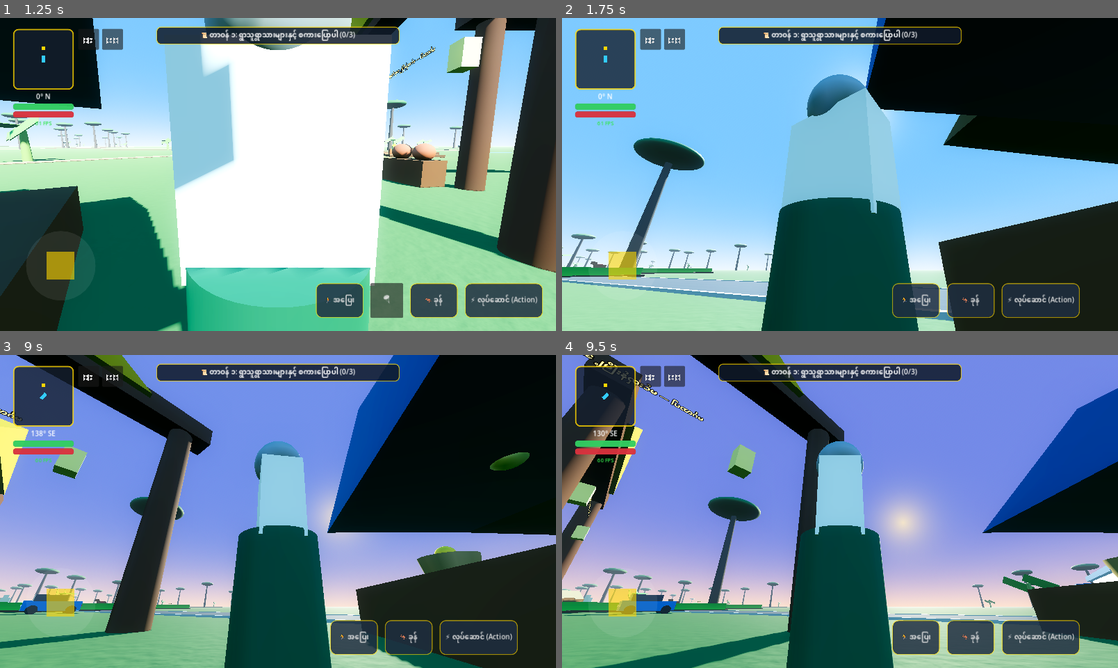
Above: before the commit, frames 1-4 (two rows, left to right).
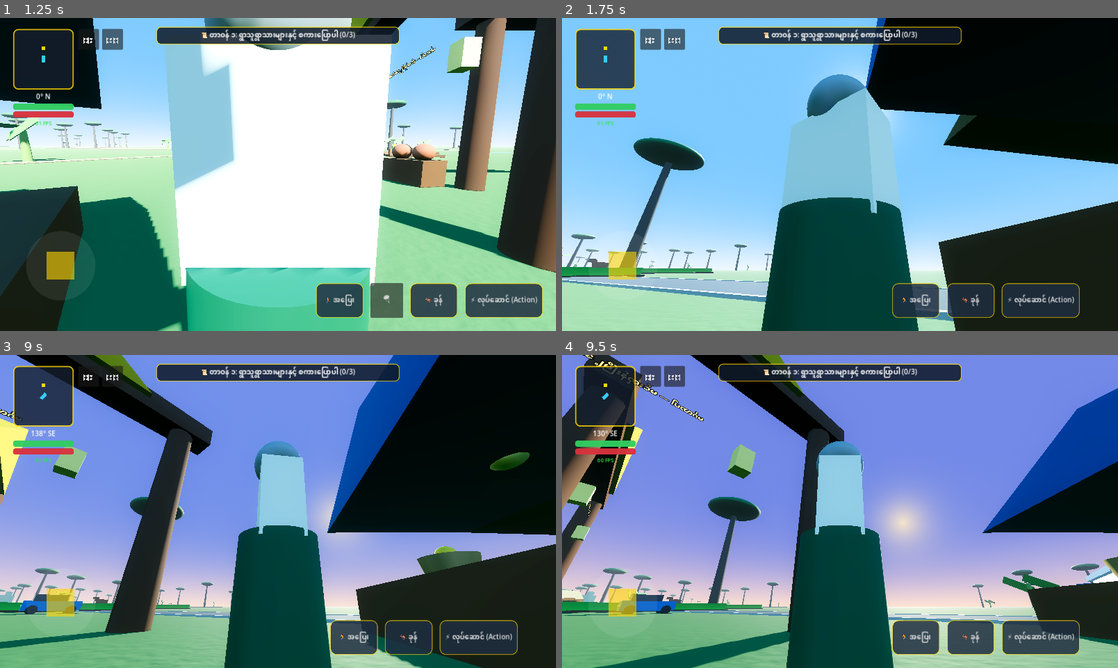
Above: after the commit, the same moments.

Repository: sudohlaingwin/gta-open-world
Game: Godot game, scene res://scenes/main_menu.tscn
Two runs of this game, one before a commit and one after it. Both use one fixed random seed, a clock stepped at 60 frames per second and the inputs below.
Inputs (mouse positions are in pixels of both pictures, inside the frame that each line leads up to):
- Up to frame 1 (1.25 s): click "🎮 အသစ်စတင်မည် (New Game)" at 0.5 s
- Up to frame 2 (1.75 s): drag from (628, 274) to (895, 105) at 1.27 s
- Up to frame 3 (9 s): drag from (166, 527) to (250, 574) at 2.02 s; move the mouse to (333, 442) at 2.77 s; hold Right (ui_right) 2.78-3.5 s; hold Ctrl 2.78-3.5 s; drag from (250, 574) to (111, 464) at 3.52 s; click "🗺️" at 4.25 s; click "⏸️" at 5 s; click "🏃 အပြေး" at 5.75 s; click "🦘 ခုန်" at 6.5 s; click "⚡ လုပ်ဆောင် (Action)" at 7.25 s; click "✕" at 8 s; move the mouse to (444, 558) at 8.77 s; hold Left (ui_left) from 8.78 s (still down); hold Ctrl from 8.78 s (still down)
- Up to frame 4 (9.5 s): keep holding Left (ui_left); keep holding Ctrl; tap Space at 9.02 s

Frame 1 is identical in both runs. In frame 2, less than 0.1% of the frame differs, in the area x 4-9%, y 76-80%; in frame 3, less than 0.1%, in the area x 0-20%, y 75-80%; in frame 4, less than 0.1%.

Commit message:
feat(slice-161): riding horse (3.8m) & zebu cattle (3.8m) mount scaling overhaul

Diff:
--- a/scenes/myanmar_horse.tscn
+++ b/scenes/myanmar_horse.tscn
@@ -3,102 +3,102 @@
 [ext_resource type="Script" path="res://scripts/horse_controller.gd" id="1_horse"]
 
 [sub_resource type="BoxShape3D" id="BoxShape3D_horse"]
-size = Vector3(1.2, 2.2, 2.9)
+size = Vector3(1.5, 2.7, 3.8)
 
 [sub_resource type="BoxMesh" id="BoxMesh_body"]
-size = Vector3(1.0, 1.1, 2.2)
+size = Vector3(1.35, 1.45, 2.8)
 
 [sub_resource type="StandardMaterial3D" id="StandardMaterial3D_chestnut"]
 albedo_color = Color(0.52, 0.28, 0.15, 1)
 roughness = 0.7
 
 [sub_resource type="BoxMesh" id="BoxMesh_neck"]
-size = Vector3(0.42, 1.0, 0.75)
+size = Vector3(0.55, 1.35, 0.95)
 
 [sub_resource type="BoxMesh" id="BoxMesh_head"]
-size = Vector3(0.38, 0.55, 0.85)
+size = Vector3(0.48, 0.72, 1.1)
 
 [sub_resource type="BoxMesh" id="BoxMesh_leg"]
-size = Vector3(0.22, 1.1, 0.22)
+size = Vector3(0.28, 1.45, 0.28)
 
 [sub_resource type="StandardMaterial3D" id="StandardMaterial3D_hoof"]
 albedo_color = Color(0.15, 0.12, 0.10, 1)
 
 [sub_resource type="BoxMesh" id="BoxMesh_saddle"]
-size = Vector3(1.05, 0.15, 0.85)
+size = Vector3(1.35, 0.18, 1.1)
 
 [sub_resource type="StandardMaterial3D" id="StandardMaterial3D_saddle_red"]
 albedo_color = Color(0.8, 0.15, 0.15, 1)
 
 [sub_resource type="BoxShape3D" id="BoxShape3D_interact"]
-size = Vector3(3.6, 2.6, 4.2)
+size = Vector3(4.8, 3.4, 5.5)
 
 [node name="MyanmarHorse" type="CharacterBody3D"]
 script = ExtResource("1_horse")
 
 [node name="CollisionShape3D" type="CollisionShape3D" parent="."]
-transform = Transform3D(1, 0, 0, 0, 1, 0, 0, 0, 1, 0, 1.1, 0)
+transform = Transform3D(1, 0, 0, 0, 1, 0, 0, 0, 1, 0, 1.35, 0)
 shape = SubResource("BoxShape3D_horse")
 
 [node name="VisualMesh" type="Node3D" parent="."]
 
 [node name="Body" type="MeshInstance3D" parent="VisualMesh"]
-transform = Transform3D(1, 0, 0, 0, 1, 0, 0, 0, 1, 0, 1.25, 0)
+transform = Transform3D(1, 0, 0, 0, 1, 0, 0, 0, 1, 0, 1.55, 0)
 mesh = SubResource("BoxMesh_body")
 surface_material_override/0 = SubResource("StandardMaterial3D_chestnut")
 
 [node name="Neck" type="MeshInstance3D" parent="VisualMesh"]
-transform = Transform3D(1, 0, 0, 0, 0.866025, 0.5, 0, -0.5, 0.866025, 0, 1.85, -1.0)
+transform = Transform3D(1, 0, 0, 0, 0.866025, 0.5, 0, -0.5, 0.866025, 0, 2.35, -1.3)
 mesh = SubResource("BoxMesh_neck")
 surface_material_override/0 = SubResource("StandardMaterial3D_chestnut")
 
 [node name="Head" type="MeshInstance3D" parent="VisualMesh"]
-transform = Transform3D(1, 0, 0, 0, 1, 0, 0, 0, 1, 0, 2.2, -1.5)
+transform = Transform3D(1, 0, 0, 0, 1, 0, 0, 0, 1, 0, 2.8, -1.95)
 mesh = SubResource("BoxMesh_head")
 surface_material_override/0 = SubResource("StandardMaterial3D_chestnut")
 
 [node name="Saddle" type="MeshInstance3D" parent="VisualMesh"]
-transform = Transform3D(1, 0, 0, 0, 1, 0, 0, 0, 1, 0, 1.82, 0)
+transform = Transform3D(1, 0, 0, 0, 1, 0, 0, 0, 1, 0, 2.32, 0)
 mesh = SubResource("BoxMesh_saddle")
 surface_material_override/0 = SubResource("StandardMaterial3D_saddle_red")
 
 [node name="LegFL" type="Node3D" parent="VisualMesh"]
-transform = Transform3D(1, 0, 0, 0, 1, 0, 0, 0, 1, -0.38, 0.6, -0.75)
+transform = Transform3D(1, 0, 0, 0, 1, 0, 0, 0, 1, -0.48, 0.75, -0.95)
 
 [node name="MeshInstance3D" type="MeshInstance3D" parent="VisualMesh/LegFL"]
-transform = Transform3D(1, 0, 0, 0, 1, 0, 0, 0, 1, 0, -0.55, 0)
+transform = Transform3D(1, 0, 0, 0, 1, 0, 0, 0, 1, 0, -0.72, 0)
 mesh = SubResource("BoxMesh_leg")
 surface_material_override/0 = SubResource("StandardMaterial3D_hoof")
 
 [node name="LegFR" type="Node3D" parent="VisualMesh"]
-transform = Transform3D(1, 0, 0, 0, 1, 0, 0, 0, 1, 0.38, 0.6, -0.75)
+transform = Transform3D(1, 0, 0, 0, 1, 0, 0, 0, 1, 0.48, 0.75, -0.95)
 
 [node name="MeshInstance3D" type="MeshInstance3D" parent="VisualMesh/LegFR"]
-transform = Transform3D(1, 0, 0, 0, 1, 0, 0, 0, 1, 0, -0.55, 0)
+transform = Transform3D(1, 0, 0, 0, 1, 0, 0, 0, 1, 0, -0.72, 0)
 mesh = SubResource("BoxMesh_leg")
 surface_material_override/0 = SubResource("StandardMaterial3D_hoof")
 
 [node name="LegBL" type="Node3D" parent="VisualMesh"]
-transform = Transform3D(1, 0, 0, 0, 1, 0, 0, 0, 1, -0.38, 0.6, 0.75)
+transform = Transform3D(1, 0, 0, 0, 1, 0, 0, 0, 1, -0.48, 0.75, 0.95)
 
 [node name="MeshInstance3D" type="MeshInstance3D" parent="VisualMesh/LegBL"]
-transform = Transform3D(1, 0, 0, 0, 1, 0, 0, 0, 1, 0, -0.55, 0)
+transform = Transform3D(1, 0, 0, 0, 1, 0, 0, 0, 1, 0, -0.72, 0)
 mesh = SubResource("BoxMesh_leg")
 surface_material_override/0 = SubResource("StandardMaterial3D_hoof")
 
 [node name="LegBR" type="Node3D" parent="VisualMesh"]
-transform = Transform3D(1, 0, 0, 0, 1, 0, 0, 0, 1, 0.38, 0.6, 0.75)
+transform = Transform3D(1, 0, 0, 0, 1, 0, 0, 0, 1, 0.48, 0.75, 0.95)
 
 [node name="MeshInstance3D" type="MeshInstance3D" parent="VisualMesh/LegBR"]
-transform = Transform3D(1, 0, 0, 0, 1, 0, 0, 0, 1, 0, -0.55, 0)
+transform = Transform3D(1, 0, 0, 0, 1, 0, 0, 0, 1, 0, -0.72, 0)
 mesh = SubResource("BoxMesh_leg")
 surface_material_override/0 = SubResource("StandardMaterial3D_hoof")
 
 [node name="RiderSeat" type="Marker3D" parent="."]
-transform = Transform3D(1, 0, 0, 0, 1, 0, 0, 0, 1, 0, 1.88, 0)
+transform = Transform3D(1, 0, 0, 0, 1, 0, 0, 0, 1, 0, 2.4, 0)
 
 [node name="InteractionArea" type="Area3D" parent="."]
 
 [node name="CollisionShape3D" type="CollisionShape3D" parent="InteractionArea"]
-transform = Transform3D(1, 0, 0, 0, 1, 0, 0, 0, 1, 0, 1.1, 0)
+transform = Transform3D(1, 0, 0, 0, 1, 0, 0, 0, 1, 0, 1.35, 0)
 shape = SubResource("BoxShape3D_interact")
--- a/scenes/rideable_cow.tscn
+++ b/scenes/rideable_cow.tscn
@@ -3,36 +3,37 @@
 [ext_resource type="Script" path="res://scripts/mount_controller.gd" id="1_mount"]
 
 [sub_resource type="BoxShape3D" id="BoxShape3D_cow"]
-size = Vector3(1.5, 2.0, 2.9)
+size = Vector3(1.8, 2.5, 3.8)
 
 [sub_resource type="BoxMesh" id="BoxMesh_cow_body"]
-size = Vector3(1.3, 1.35, 2.4)
+size = Vector3(1.65, 1.65, 3.1)
 
 [sub_resource type="StandardMaterial3D" id="StandardMaterial3D_cow"]
 albedo_color = Color(0.86, 0.80, 0.68, 1)
+roughness = 0.85
 
 [sub_resource type="BoxMesh" id="BoxMesh_cow_hump"]
-size = Vector3(0.65, 0.6, 0.65)
+size = Vector3(0.85, 0.78, 0.85)
 
 [sub_resource type="BoxMesh" id="BoxMesh_cow_head"]
-size = Vector3(0.55, 0.7, 0.9)
+size = Vector3(0.72, 0.88, 1.15)
 
 [sub_resource type="CylinderMesh" id="CylinderMesh_horn"]
-top_radius = 0.04
-bottom_radius = 0.1
-height = 0.6
+top_radius = 0.05
+bottom_radius = 0.13
+height = 0.78
 
 [sub_resource type="StandardMaterial3D" id="StandardMaterial3D_horn"]
 albedo_color = Color(0.2, 0.18, 0.15, 1)
 
 [sub_resource type="BoxMesh" id="BoxMesh_cow_leg"]
-size = Vector3(0.25, 1.0, 0.25)
+size = Vector3(0.32, 1.3, 0.32)
 
 [sub_resource type="StandardMaterial3D" id="StandardMaterial3D_hoof"]
 albedo_color = Color(0.15, 0.12, 0.10, 1)
 
 [sub_resource type="SphereShape3D" id="SphereShape3D_interact"]
-radius = 3.6
+radius = 4.8
 
 [node name="RideableCow" type="CharacterBody3D"]
 script = ExtResource("1_mount")
@@ -42,61 +43,61 @@
 turn_speed = 2.8
 
 [node name="CollisionShape3D" type="CollisionShape3D" parent="."]
-transform = Transform3D(1, 0, 0, 0, 1, 0, 0, 0, 1, 0, 1.0, 0)
+transform = Transform3D(1, 0, 0, 0, 1, 0, 0, 0, 1, 0, 1.25, 0)
 shape = SubResource("BoxShape3D_cow")
 
 [node name="VisualMesh" type="Node3D" parent="."]
 
 [node name="BodyMesh" type="MeshInstance3D" parent="VisualMesh"]
-transform = Transform3D(1, 0, 0, 0, 1, 0, 0, 0, 1, 0, 1.1, 0)
+transform = Transform3D(1, 0, 0, 0, 1, 0, 0, 0, 1, 0, 1.4, 0)
 mesh = SubResource("BoxMesh_cow_body")
 surface_material_override/0 = SubResource("StandardMaterial3D_cow")
 
 [node name="HumpMesh" type="MeshInstance3D" parent="VisualMesh"]
-transform = Transform3D(1, 0, 0, 0, 1, 0, 0, 0, 1, 0, 1.95, 0.55)
+transform = Transform3D(1, 0, 0, 0, 1, 0, 0, 0, 1, 0, 2.45, 0.72)
 mesh = SubResource("BoxMesh_cow_hump")
 surface_material_override/0 = SubResource("StandardMaterial3D_cow")
 
 [node name="HeadMesh" type="MeshInstance3D" parent="VisualMesh"]
-transform = Transform3D(1, 0, 0, 0, 1, 0, 0, 0, 1, 0, 1.6, -1.45)
+transform = Transform3D(1, 0, 0, 0, 1, 0, 0, 0, 1, 0, 2.05, -1.85)
 mesh = SubResource("BoxMesh_cow_head")
 surface_material_override/0 = SubResource("StandardMaterial3D_cow")
 
 [node name="HornL" type="MeshInstance3D" parent="VisualMesh/HeadMesh"]
-transform = Transform3D(0.9, -0.4, 0, 0.4, 0.9, 0, 0, 0, 1, 0.35, 0.45, 0.12)
+transform = Transform3D(0.9, -0.4, 0, 0.4, 0.9, 0, 0, 0, 1, 0.45, 0.58, 0.16)
 mesh = SubResource("CylinderMesh_horn")
 surface_material_override/0 = SubResource("StandardMaterial3D_horn")
 
 [node name="HornR" type="MeshInstance3D" parent="VisualMesh/HeadMesh"]
-transform = Transform3D(0.9, 0.4, 0, -0.4, 0.9, 0, 0, 0, 1, -0.35, 0.45, 0.12)
+transform = Transform3D(0.9, 0.4, 0, -0.4, 0.9, 0, 0, 0, 1, -0.45, 0.58, 0.16)
 mesh = SubResource("CylinderMesh_horn")
 surface_material_override/0 = SubResource("StandardMaterial3D_horn")
 
 [node name="LegFL" type="MeshInstance3D" parent="VisualMesh"]
-transform = Transform3D(1, 0, 0, 0, 1, 0, 0, 0, 1, 0.45, 0.5, -0.75)
+transform = Transform3D(1, 0, 0, 0, 1, 0, 0, 0, 1, 0.58, 0.65, -0.95)
 mesh = SubResource("BoxMesh_cow_leg")
 surface_material_override/0 = SubResource("StandardMaterial3D_hoof")
 
 [node name="LegFR" type="MeshInstance3D" parent="VisualMesh"]
-transform = Transform3D(1, 0, 0, 0, 1, 0, 0, 0, 1, -0.45, 0.5, -0.75)
+transform = Transform3D(1, 0, 0, 0, 1, 0, 0, 0, 1, -0.58, 0.65, -0.95)
 mesh = SubResource("BoxMesh_cow_leg")
 surface_material_override/0 = SubResource("StandardMaterial3D_hoof")
 
 [node name="LegBL" type="MeshInstance3D" parent="VisualMesh"]
-transform = Transform3D(1, 0, 0, 0, 1, 0, 0, 0, 1, 0.45, 0.5, 0.75)
+transform = Transform3D(1, 0, 0, 0, 1, 0, 0, 0, 1, 0.58, 0.65, 0.95)
 mesh = SubResource("BoxMesh_cow_leg")
 surface_material_override/0 = SubResource("StandardMaterial3D_hoof")
 
 [node name="LegBR" type="MeshInstance3D" parent="VisualMesh"]
-transform = Transform3D(1, 0, 0, 0, 1, 0, 0, 0, 1, -0.45, 0.5, 0.75)
+transform = Transform3D(1, 0, 0, 0, 1, 0, 0, 0, 1, -0.58, 0.65, 0.95)
 mesh = SubResource("BoxMesh_cow_leg")
 surface_material_override/0 = SubResource("StandardMaterial3D_hoof")
 
 [node name="SaddlePoint" type="Marker3D" parent="."]
-transform = Transform3D(1, 0, 0, 0, 1, 0, 0, 0, 1, 0, 1.85, 0)
+transform = Transform3D(1, 0, 0, 0, 1, 0, 0, 0, 1, 0, 2.35, 0)
 
 [node name="InteractionArea" type="Area3D" parent="."]
 
 [node name="CollisionShape3D" type="CollisionShape3D" parent="InteractionArea"]
-transform = Transform3D(1, 0, 0, 0, 1, 0, 0, 0, 1, 0, 1.0, 0)
+transform = Transform3D(1, 0, 0, 0, 1, 0, 0, 0, 1, 0, 1.25, 0)
 shape = SubResource("SphereShape3D_interact")
Not shown, changed: COLLAB.md
